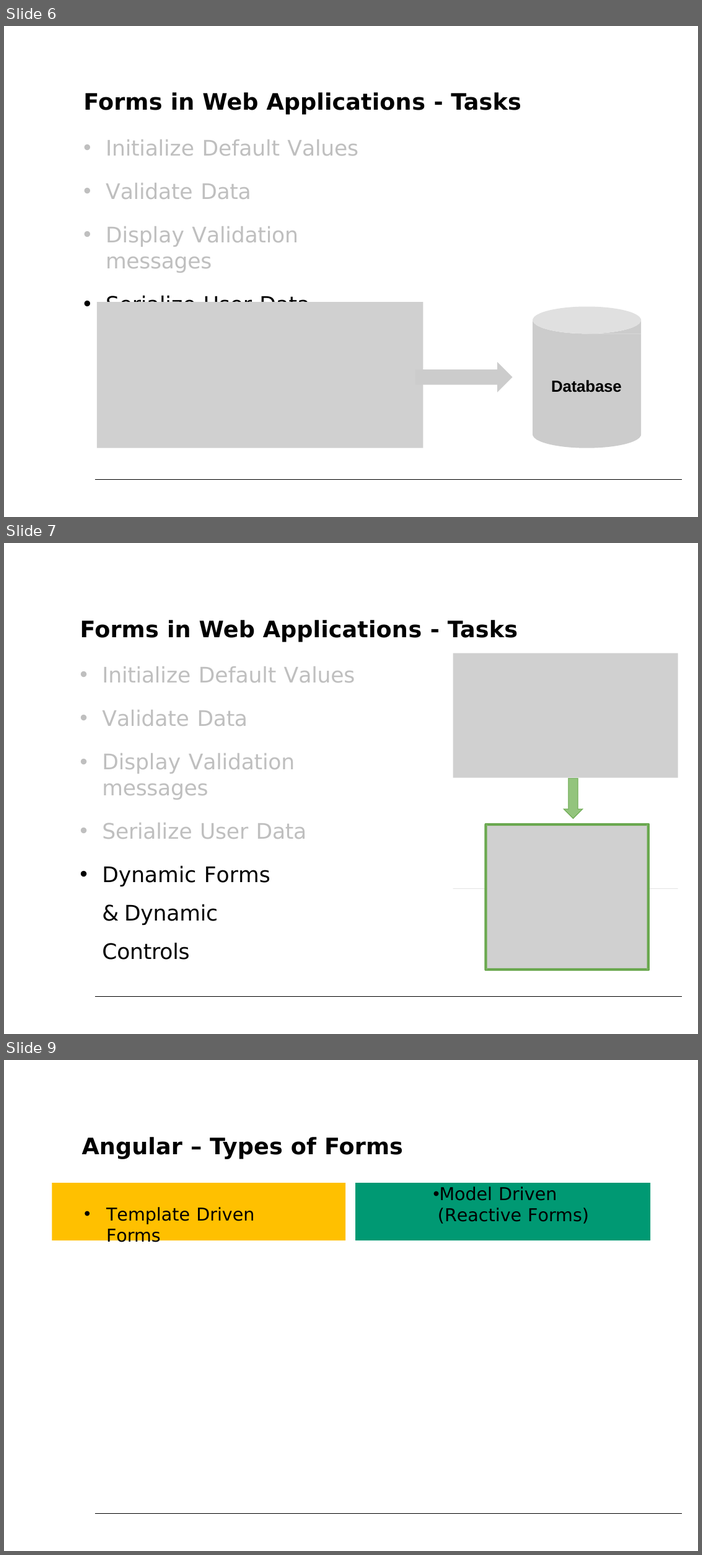
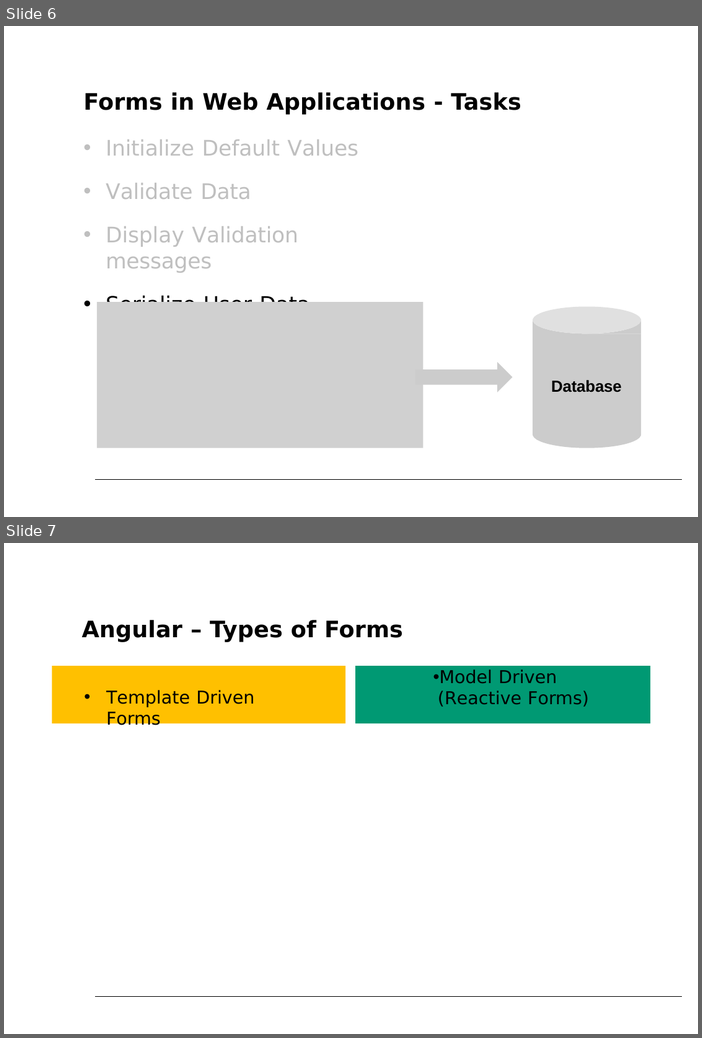
Before and after one commit to petereijgermans11/accelerator-programma, a slide deck: forms/Angular Forms.pptx. Shown one above the other, each under a label of ours: slides 6, 7 and 9 before the commit, slides 6 and 7 after it; the slides between them are not shown. The pictures are 702x1555 and 702x1038 pixels, drawn with LibreOffice and Linux fonts; fonts in the diff are those of the drawing; grey boxes stand for pictures. Boxes give left, top, right and bottom in pixels: in the first picture for what was removed or moved away, otherwise in the second. Text is boxed around its words. In the diff, an @@ line names an element or a change of style, - is before the commit and + after.

```diff
--- a/forms/Angular Forms.pptx
+++ b/forms/Angular Forms.pptx
@@ slide 7 removed at bbox=[4, 543, 698, 1034], background #FFFFFF; not listed: 1 template element that a slide beside it also shows @@
@@ text removed at bbox=[80, 620, 518, 642] @@
-Forms in Web Applications - Tasks
@@ picture removed at bbox=[453, 653, 678, 890] @@
@@ text removed at bbox=[102, 666, 356, 960] @@
-• Initialize Default Values
-• Validate Data
-• Display Validation messages
-• Serialize User Data
-• Dynamic Forms & Dynamic Controls
@@ freeform shape removed at bbox=[449, 777, 690, 889] @@
@@ freeform shape removed at bbox=[564, 779, 583, 820] @@
@@ freeform shape removed at bbox=[564, 778, 584, 820] @@
@@ freeform shape removed at bbox=[485, 823, 650, 971] @@
@@ picture removed at bbox=[488, 826, 648, 969] @@
@@ what was slide 9 is now slide 7 @@
```
Also in this commit, not shown: 6 slides changed, 2 other slides removed, 2 other files.
